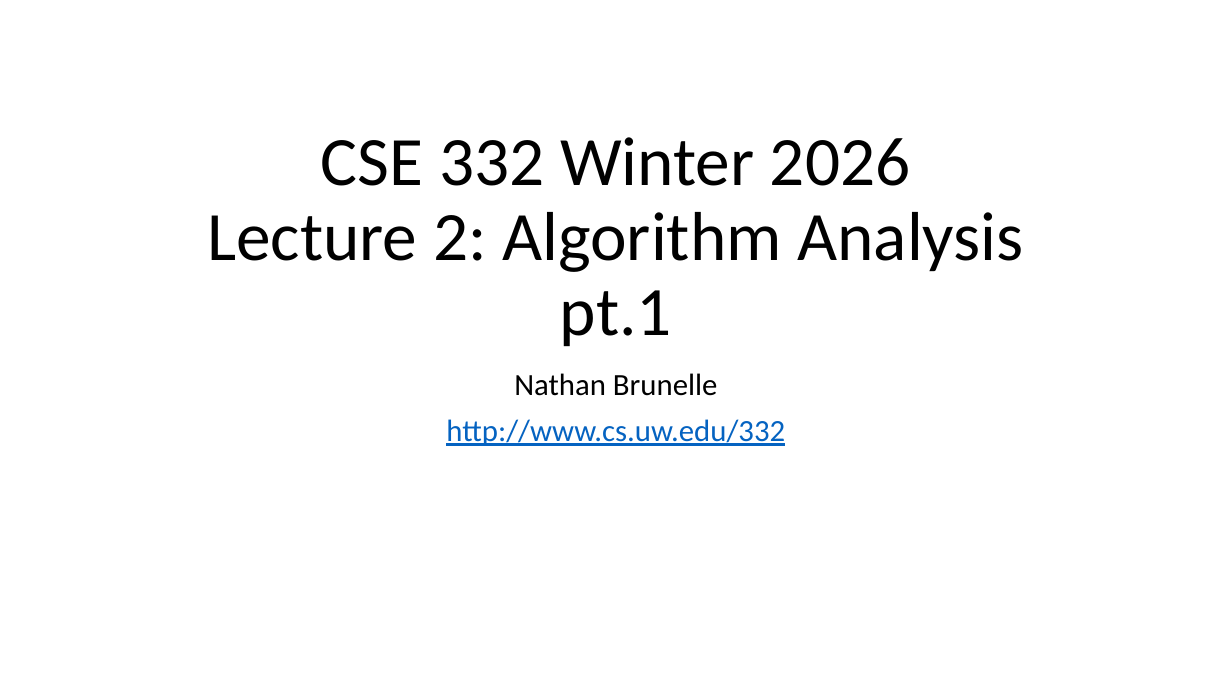
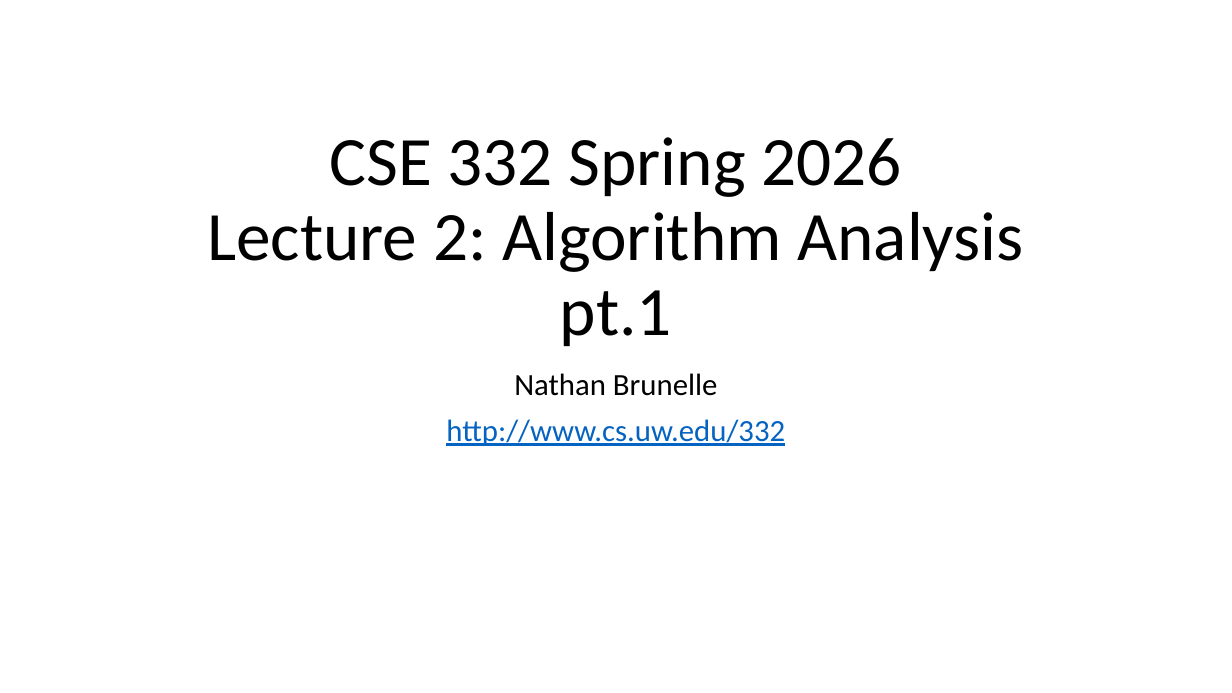
Before and after one commit to natebrunelle/cse332, a slide deck: slide 1 of markdown/files/slides/lecture2_analysis1.pptx. Drawn at 1232x693 pixels with LibreOffice and Linux fonts; fonts in the diff are those of the drawing. Boxes give left, top, right and bottom in pixels: in the first picture for what was removed or moved away, otherwise in the second. Text is boxed around its words. In the diff, an @@ line names an element or a change of style, - is before the commit and + after.

```diff
--- a/markdown/files/slides/lecture2_analysis1.pptx
+++ b/markdown/files/slides/lecture2_analysis1.pptx
@@ title at (x1=207, y1=137, x2=1023, y2=347): text changed @@
-CSE 332 Winter 2026
-Lecture 2: Algorithm Analysis pt.1
+CSE 332 Spring 2026
+Lecture 2: Algorithm Analysis pt.1
```
Also in this commit, not shown: 10 other slides changed, 2 slides added, 4 other files.
